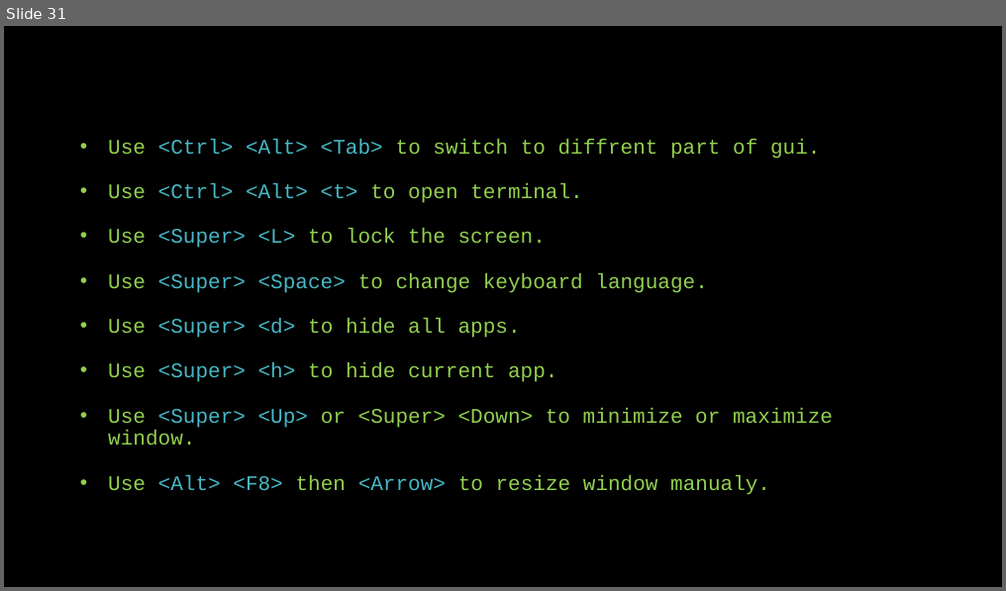
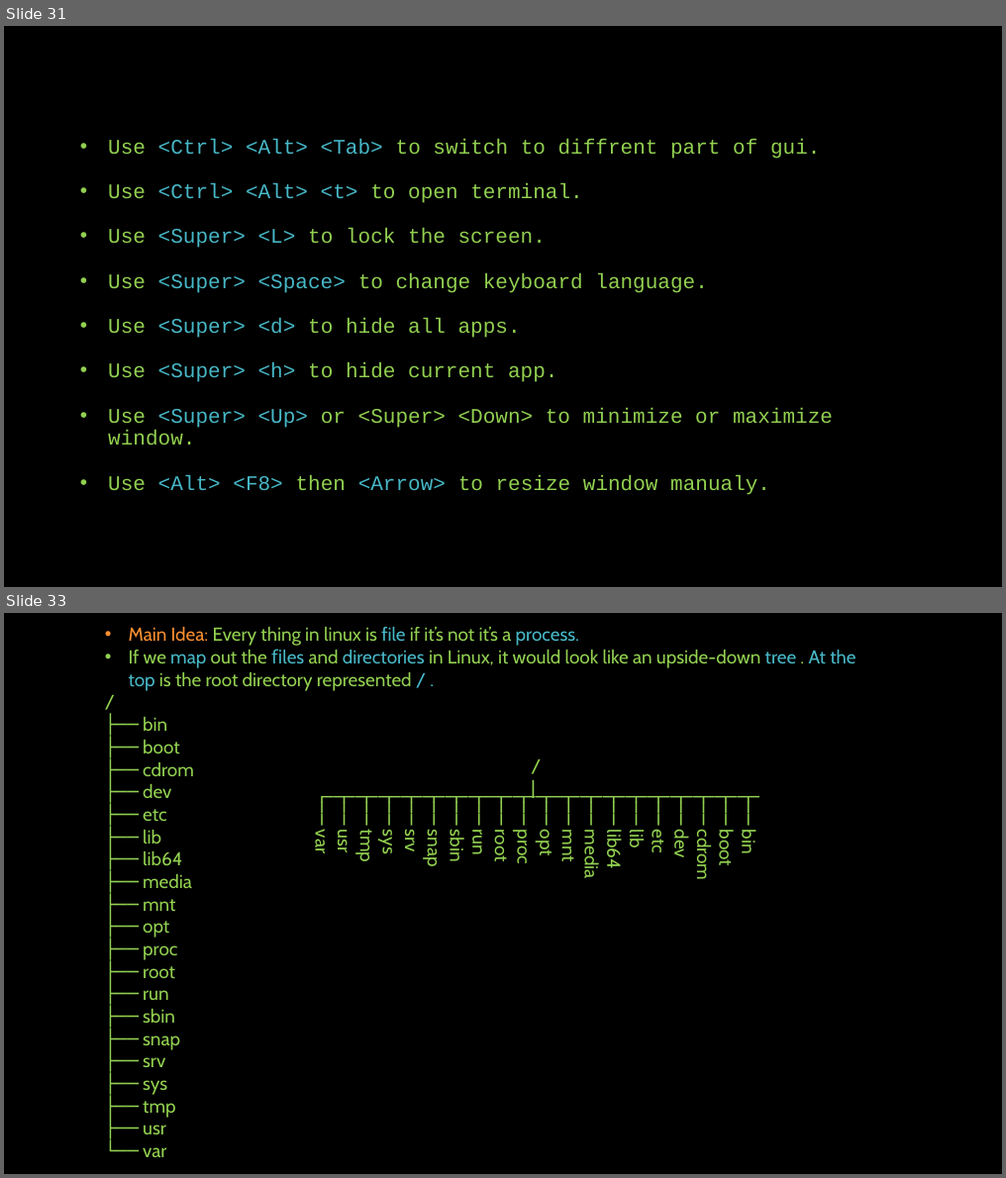
Before and after one commit to linuxfestival/introduction-to-linux-resources, a slide deck: PowerPoint/amirkabir_linux_festival.pptx. Shown one above the other, each under a label of ours: slide 31 before the commit, slides 31 and 33 after it; the slides between them are not shown. The pictures are 1006x591 and 1006x1178 pixels, drawn with LibreOffice and Linux fonts; fonts in the diff are those of the drawing. Boxes give left, top, right and bottom in pixels: in the first picture for what was removed or moved away, otherwise in the second. Text is boxed around its words. In the diff, an @@ line names an element or a change of style, - is before the commit and + after.

Commit message:
Started linux filesystem

```diff
--- a/PowerPoint/amirkabir_linux_festival.pptx
+++ b/PowerPoint/amirkabir_linux_festival.pptx
@@ slide 33 added at (4, 613, 1002, 1174), background #000000 @@
@@ text added at (129, 626, 855, 1157), 18 pt, text #92D050 @@
+• Main Idea: Every thing in linux is file if it’s not it’s a process.
+• If we map out the ﬁles and directories in Linux, it would look like an upside-down tree . At the top is the root directory represented / .
+/
+├── bin
+├── boot
+├── cdrom
+├── dev
+├── etc
+├── lib
+├── lib64
+├── media
+├── mnt
+├── opt
+├── proc
+├── root
+├── run
+├── sbin
+├── snap
+├── srv
+├── sys
+├── tmp
+├── usr
+└── var
@@ text added at (525, 750, 545, 803), 18 pt, text #92D050 @@
+/
+|
@@ text added at (311, 831, 760, 879), 18 pt, text #92D050 @@
+├── bin
+├── boot
+├── cdrom
+├── dev
+├── etc
+├── lib
+├── lib64
+├── media
+├── mnt
+├── opt
+├── proc
+├── root
+├── run
+├── sbin
+├── snap
+├── srv
+├── sys
+├── tmp
+├── usr
+└── var
```
Also in this commit, not shown: 1 slide changed, 6 other slides added.
